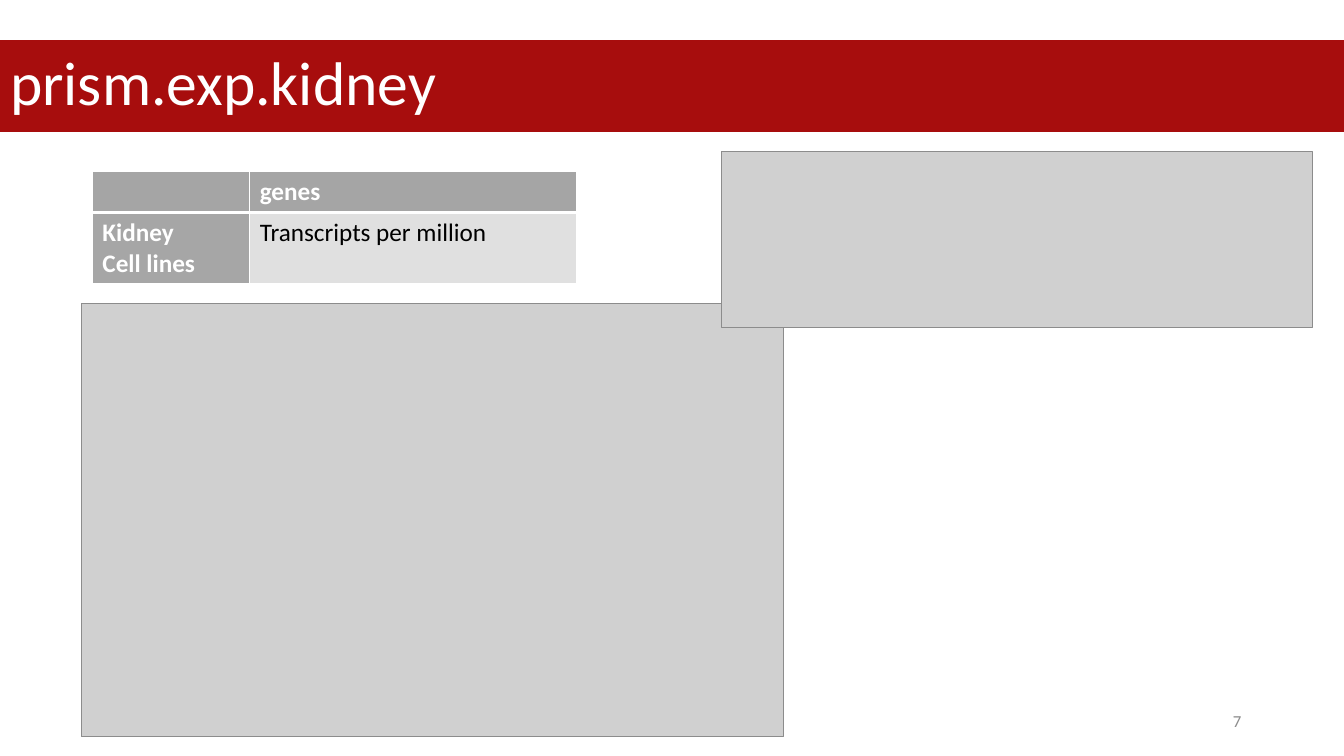
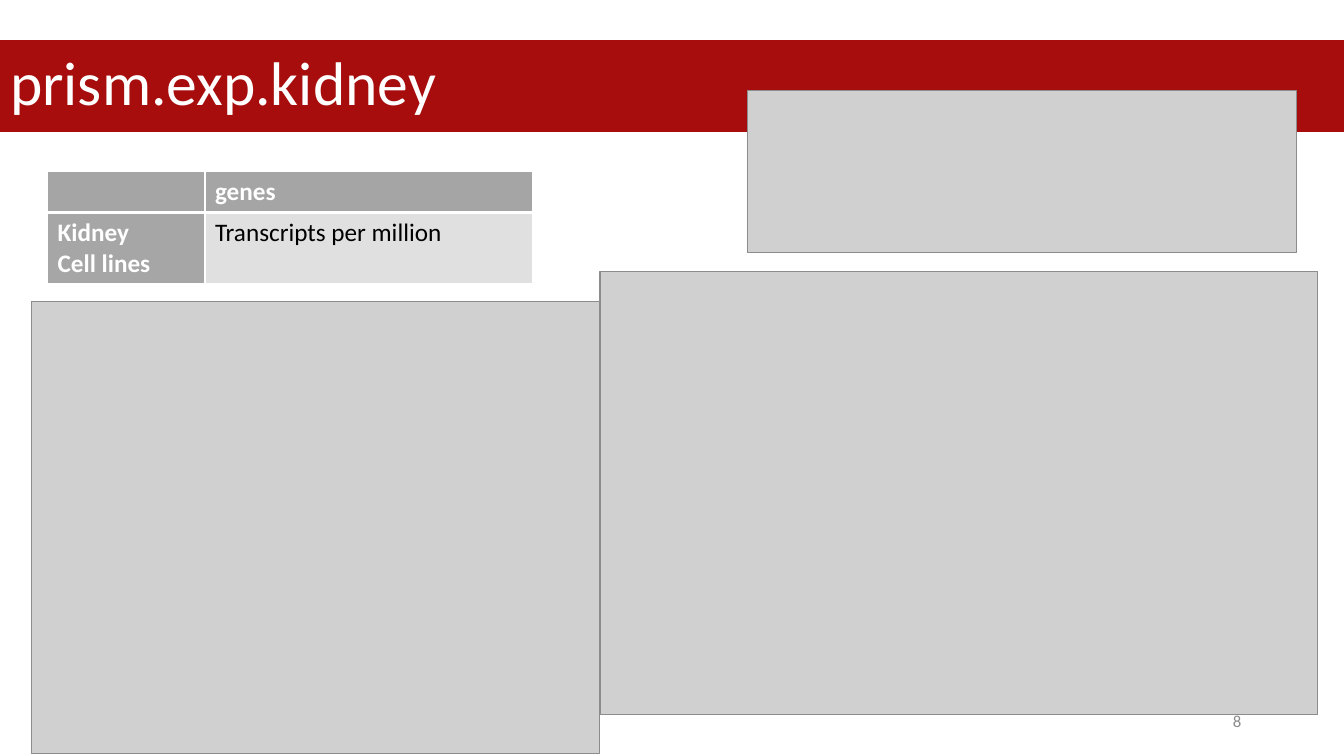
Before and after one commit to datascience-mobi-2023/topic05_team02, a slide deck: slide 8 of project proposal.pptx (slide 7 before the commit). Drawn at 1344x756 pixels with LibreOffice and Linux fonts; fonts in the diff are those of the drawing; grey boxes stand for pictures. Boxes give left, top, right and bottom in pixels: in the first picture for what was removed or moved away, otherwise in the second. Text is boxed around its words. In the diff, an @@ line names an element or a change of style, - is before the commit and + after.

```diff
--- a/project proposal.pptx
+++ b/project proposal.pptx
@@ picture: place and size @@
-picture at <box>722,152,1313,328</box>
+picture at <box>747,90,1297,253</box>
@@ table: place and size @@
-table at <box>93,171,578,283</box>
+table at <box>47,171,532,283</box>
@@ picture added at <box>600,271,1318,715</box> @@
@@ picture: place and size @@
-picture at <box>81,303,783,737</box>
+picture at <box>31,301,600,753</box>
@@ page number at <box>1233,714,1241,727</box>: text changed @@
-7
+8
```
Also in this commit, not shown: 4 other slides changed, 1 slide added.
